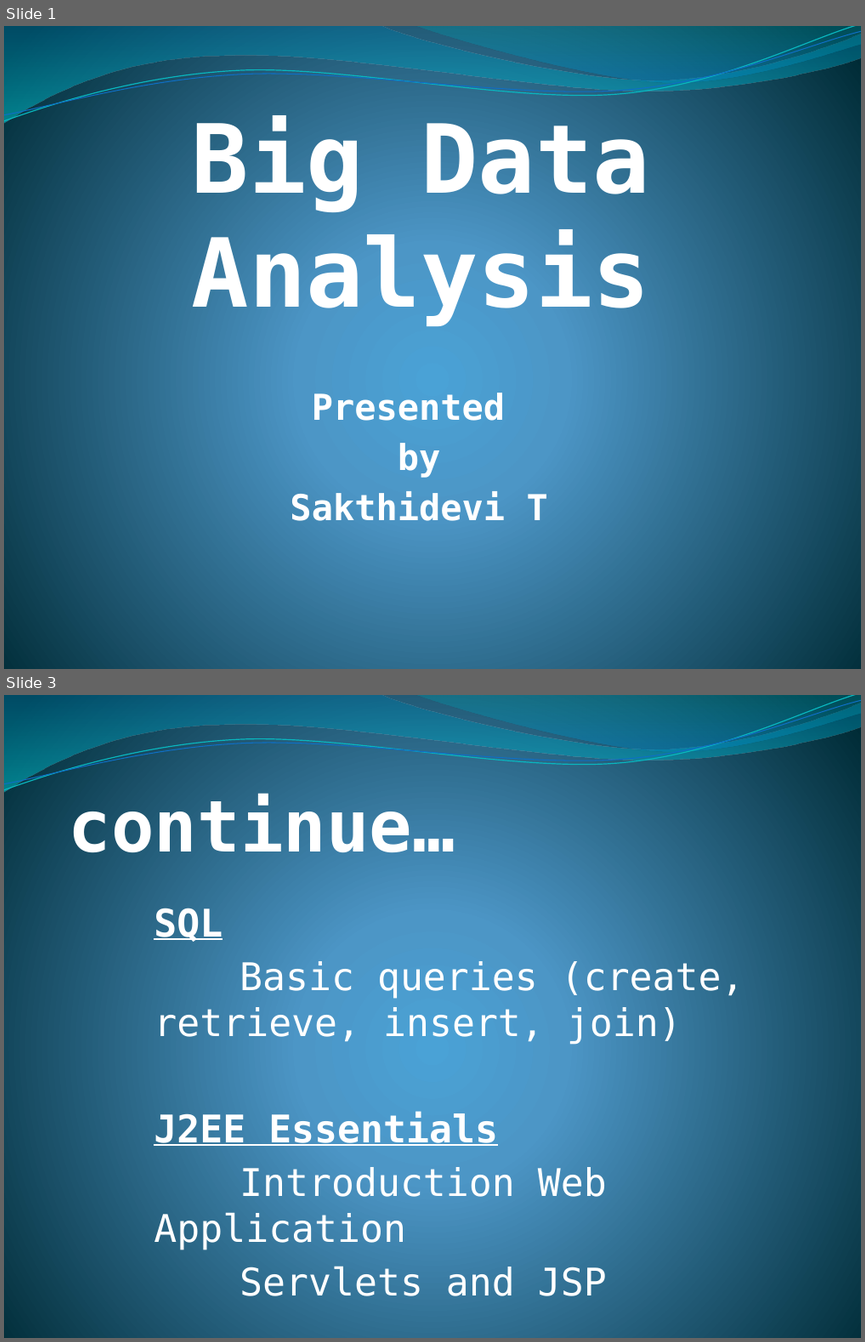
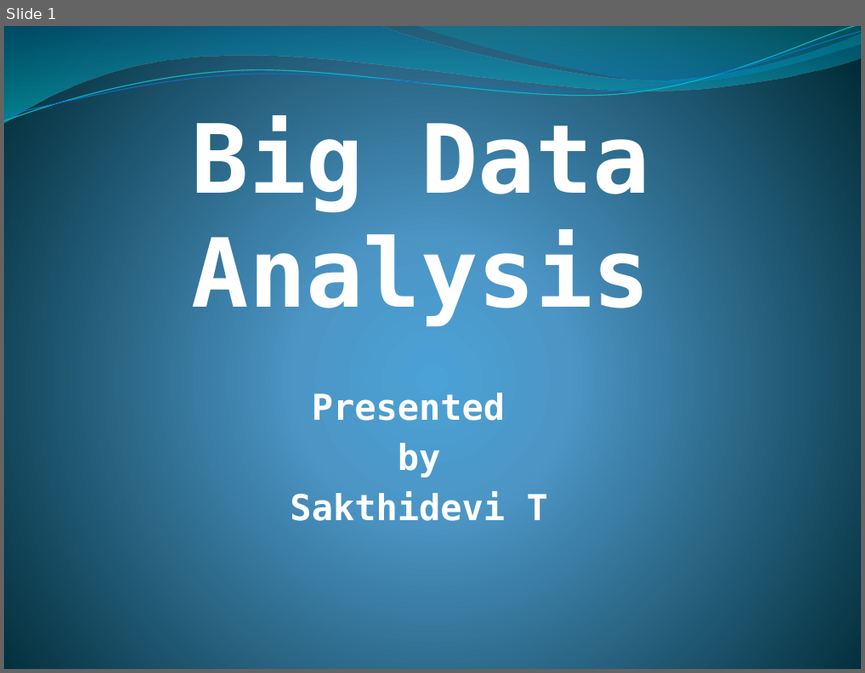
Before and after one commit to Sakthidevi2016/Project-Powerpoint, a slide deck: Project Presentation.pptx. Shown one above the other, each under a label of ours: slides 1 and 3 before the commit, slide 1 after it; the slides between them are not shown. The pictures are 865x1342 and 865x673 pixels, drawn with LibreOffice and Linux fonts; fonts in the diff are those of the drawing. Boxes give left, top, right and bottom in pixels: in the first picture for what was removed or moved away, otherwise in the second. Text is boxed around its words. In the diff, an @@ line names an element or a change of style, - is before the commit and + after.

```diff
--- a/Project Presentation.pptx
+++ b/Project Presentation.pptx
@@ slide 3 removed at <box>4,695,861,1338</box>, background gradient #4AA0D6 to #4C98C7 to #002C38; not listed: 4 template elements that a slide beside it also shows @@
@@ title removed at <box>69,794,455,867</box> @@
-continue…
@@ subtitle removed at <box>154,907,744,1296</box> @@
-      SQL
-      Basic queries (create, retrieve, insert, join)
-      J2EE Essentials
-      Introduction Web Application
-      Servlets and JSP
```
Also in this commit, not shown: 1 slide changed.
